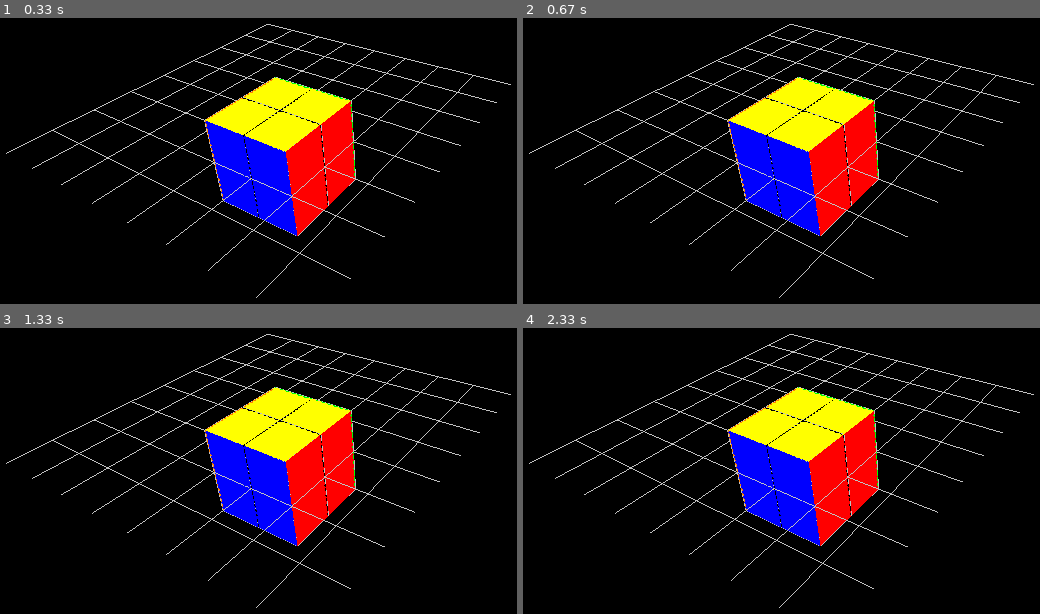
Above: before the commit, frames 1-4 (two rows, left to right).
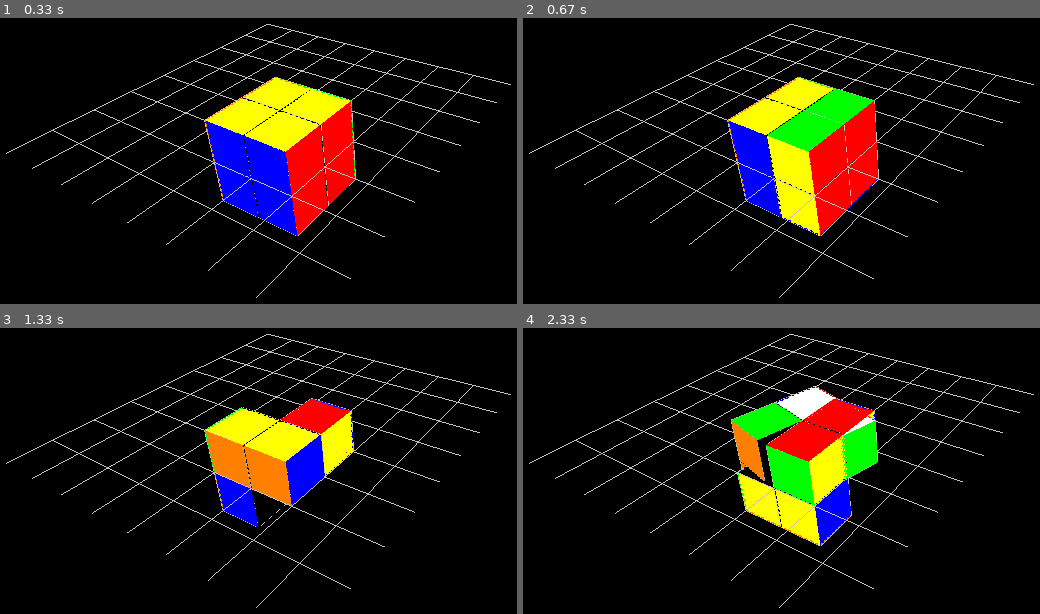
Above: after the commit, the same moments.

Repository: ogu83/pyrubicscube
Game: pygame game, started from pyrubicscube.py
The game is run twice, just before and just after one commit, with the same random seed, the same clock (stepped at 60 frames per second) and the same inputs.
Inputs (mouse positions are in pixels of both pictures, inside the frame that each line leads up to):
- Up to frame 1 (0.33 s): no input
- Up to frame 2 (0.67 s): hold Right from 0.33 s (still down); move the mouse to (874, 140) at 0.37 s
- Up to frame 3 (1.33 s): release Right at 0.8 s; hold Up 0.83-1.13 s; hold Right from 1.17 s (still down)
- Up to frame 4 (2.33 s): release Right at 1.63 s; hold Left 1.67-2.2 s; hold Down from 2.23 s (still down)

Frame 1 is identical in both runs. In frame 2, 4.1% of the frame differs, in the area x 47-69%, y 24-77%; in frame 3, 8.4%; in frame 4, 11%, in the area x 39-69%, y 20-77%.

Commit message:
Open GL Rotaion for Cube2x2x2 complete

Diff:
--- a/Cube222.py
+++ b/Cube222.py
@@ -2,55 +2,57 @@
 
 class Cube1(Cube3D):
     def __init__(self, size):
-        Cube3D.__init__(self, size, YELLOW, BLACK, BLUE, BLACK, ORANGE, BLACK)
+        super().__init__(size, YELLOW, BLACK, BLUE, BLACK, ORANGE, BLACK)
         self.translate_size([-1,1,1], True)
 
 class Cube2(Cube3D):
     def __init__(self, size):
-        Cube3D.__init__(self, size, YELLOW, BLACK, BLUE, BLACK, BLACK, RED)
+        super().__init__(size, YELLOW, BLACK, BLUE, BLACK, BLACK, RED)
         self.translate_size([1,1,1], True)
 
 class Cube3(Cube3D):
     def __init__(self, size):
-        Cube3D.__init__(self, size, YELLOW, BLACK, BLACK, GREEN, ORANGE, BLACK)
+        super().__init__(size, YELLOW, BLACK, BLACK, GREEN, ORANGE, BLACK)
         self.translate_size([-1,1,-1], True)
 
 class Cube4(Cube3D):
     def __init__(self, size):
-        Cube3D.__init__(self, size, YELLOW, BLACK, BLACK, GREEN, BLACK, RED)
+        super().__init__(size, YELLOW, BLACK, BLACK, GREEN, BLACK, RED)
         self.translate_size([1,1,-1], True)
 
 class Cube5(Cube3D):
     def __init__(self, size):
-        Cube3D.__init__(self, size, BLACK, WHITE, BLUE, BLACK, ORANGE, BLACK)
+        super().__init__(size, BLACK, WHITE, BLUE, BLACK, ORANGE, BLACK)
         self.translate_size([-1,-1,1], True)
 
 class Cube6(Cube3D):
     def __init__(self, size):
-        Cube3D.__init__(self, size, BLACK, WHITE, BLUE, BLACK, BLACK, RED)
+        super().__init__(size, BLACK, WHITE, BLUE, BLACK, BLACK, RED)
         self.translate_size([1,-1,1], True)
 
 class Cube7(Cube3D):
     def __init__(self, size):
-        Cube3D.__init__(self, size, BLACK, WHITE, BLACK, GREEN, ORANGE, BLACK)
+        super().__init__(size, BLACK, WHITE, BLACK, GREEN, ORANGE, BLACK)
         self.translate_size([-1,-1,-1], True)
 
 class Cube8(Cube3D):
     def __init__(self, size):
-        Cube3D.__init__(self, size, BLACK, WHITE, BLACK, GREEN, BLACK, RED)
+        super().__init__(size, BLACK, WHITE, BLACK, GREEN, BLACK, RED)
         self.translate_size([1,-1,-1], True)
 
 
 class Cube222:
+
     def __init__(self, size=4):
-        self.Cube1 = Cube1(size/2)
-        self.Cube2 = Cube2(size/2)
-        self.Cube3 = Cube3(size/2)
-        self.Cube4 = Cube4(size/2)
-        self.Cube5 = Cube5(size/2)
-        self.Cube6 = Cube6(size/2)
-        self.Cube7 = Cube7(size/2)
-        self.Cube8 = Cube8(size/2)
+        self.position_matrix = [1, 2, 3, 4, 5, 6, 7, 8]
+        self.Cube1 = Cube1(size / 2)
+        self.Cube2 = Cube2(size / 2)
+        self.Cube3 = Cube3(size / 2)
+        self.Cube4 = Cube4(size / 2)
+        self.Cube5 = Cube5(size / 2)
+        self.Cube6 = Cube6(size / 2)
+        self.Cube7 = Cube7(size / 2)
+        self.Cube8 = Cube8(size / 2)
 
     def cube_array(self):
         return [
@@ -64,11 +66,80 @@
             self.Cube8,
         ]
 
+    def u_matrix(self):
+        position_matrix = self.position_matrix
+        return [position_matrix[0], position_matrix[1], position_matrix[2], position_matrix[3]]
+
+    def d_matrix(self):
+        position_matrix = self.position_matrix
+        return [position_matrix[4], position_matrix[5], position_matrix[6], position_matrix[7]]
+
+    def l_matrix(self):
+        position_matrix = self.position_matrix
+        return [position_matrix[0], position_matrix[2], position_matrix[4], position_matrix[6]]
+
+    def r_matrix(self):
+        position_matrix = self.position_matrix
+        return [position_matrix[1], position_matrix[3], position_matrix[5], position_matrix[7]]
+
+    def f_matrix(self):
+        position_matrix = self.position_matrix
+        return [position_matrix[0], position_matrix[1], position_matrix[4], position_matrix[5]]
+
+    def b_matrix(self):
+        position_matrix = self.position_matrix
+        return [position_matrix[2], position_matrix[3], position_matrix[6], position_matrix[7]]
+
     def draw(self):
         for cube in self.cube_array():
             cube.draw()
 
-    def animated_rotateY(self,angle,use_self_center):
+    def do_notation(self, notation):
+        if notation == "u":
+            self.do_u()
+        elif notation == "d":
+            self.do_d()
+        elif notation == "l":
+            self.do_l()
+        elif notation == "r":
+            self.do_r()
+        elif notation == "f":
+            self.do_f()
+        elif notation == "b":
+            self.do_b()
+
+    def do_u(self):
+        for i in self.u_matrix():
+            c = self.cube_array()[i-1]
+            c.animated_rotateY(90, False)
+
+    def do_d(self):
+        for i in self.d_matrix():
+            c = self.cube_array()[i-1]
+            c.animated_rotateY(90, False)
+
+    def do_l(self):
+        for i in self.l_matrix():
+            c = self.cube_array()[i-1]
+            c.animated_rotateX(90, False)
+
+    def do_r(self):
+        for i in self.r_matrix():
+            c = self.cube_array()[i-1]
+            c.animated_rotateX(90, False)
+
+    def do_f(self):
+        for i in self.f_matrix():
+            c = self.cube_array()[i-1]
+            c.animated_rotateZ(90, False)
+
+    def do_b(self):
+        for i in self.b_matrix():
+            c = self.cube_array()[i-1]
+            c.animated_rotateZ(90, False)
+
+    def animated_rotateY(self, angle, use_self_center):
         pass
-    def animated_rotateX(self,angle,use_self_center):
+
+    def animated_rotateX(self, angle, use_self_center):
         pass
--- a/OpenGL_Geometry.py
+++ b/OpenGL_Geometry.py
@@ -40,13 +40,6 @@
         glEnd()
 
 class Cube3D:
-    angle_x = [0, 0, False]
-    angle_y = [0, 0, False]
-    angle_z = [0, 0, False]
-
-    verticies = UNIT_CUBE_VERTICIES
-
-    translate_matrix = [0, 0, 0]
 
     edges = (
         (0,1),
@@ -74,13 +67,23 @@
 
     def __init__(self, size = 1, color_u=YELLOW, color_d=WHITE, color_f=BLUE, color_b=GREEN, color_l=ORANGE, color_r=RED):
         self.size = float(size)
+
+        self.translate_matrix = [0, 0, 0]
+
+        self.verticies = UNIT_CUBE_VERTICIES
+
         self.verticies = np.array(self.verticies) * size
+
         self.color_d = color_d #WHITE
         self.color_u = color_u #YELLOW
         self.color_b = color_b #GREEN
         self.color_f = color_f #BLUE
         self.color_l = color_l #ORANGE
         self.color_r = color_r #RED
+
+        self.angle_x = [0, 0, False]
+        self.angle_y = [0, 0, False]
+        self.angle_z = [0, 0, False]
 
     def getColorArray(self):
         return [
@@ -115,7 +118,7 @@
         for i in range(len(vertex)):
             vertex[i] = v[i]
 
-    def assing_rotate_all_vertex(self,rotation_matrix):
+    def assing_rotate_all_vertex(self, rotation_matrix):
         for vertex in self.verticies:
             v = rotation_matrix.dot(vertex)
             self.assing_vertex(vertex, v)
@@ -136,7 +139,7 @@
         else:
             self.assing_rotate_all_vertex(rotation_matrix)
 
-    def rotateY(self, angle,use_self_center=False):
+    def rotateY(self, angle, use_self_center=False):
         rad = angle * math.pi / 180
         cosa = (math.cos(rad))
         sina = (math.sin(rad))
@@ -152,7 +155,7 @@
         else:
             self.assing_rotate_all_vertex(rotation_matrix)
 
-    def rotateZ(self, angle,use_self_center=False):
+    def rotateZ(self, angle, use_self_center=False):
         rad = angle * math.pi / 180
         cosa = (math.cos(rad))
         sina = (math.sin(rad))
--- a/Simulation3.py
+++ b/Simulation3.py
@@ -38,8 +38,9 @@
         glRotatef(45, 0.5, -0.5, -0.125)
         glTranslatef(-25, -25, -25)
 
+        grid = Grid3D(4, 32,32)
+
         #cube = Cube3D(4)
-        grid = Grid3D(4, 32,32)
         #cube.translate_size([0, 1, 0], True)
         cube = Cube222(4)
 
@@ -50,13 +51,17 @@
                     quit()
                 elif event.type == pygame.KEYDOWN:
                     if (event.key == pygame.K_LEFT):
-                        cube.animated_rotateY(-90, True)
+                        # cube.animated_rotateY(-90, True)
+                        cube.do_notation("l")
                     elif (event.key == pygame.K_RIGHT):
-                        cube.animated_rotateY(90, True)
+                        # cube.animated_rotateY(90, True)
+                        cube.do_notation("r")
                     elif (event.key == pygame.K_UP):
-                        cube.animated_rotateX(-90, True)
+                        # cube.animated_rotateX(-90, True)
+                        cube.do_notation("u")
                     elif (event.key == pygame.K_DOWN):
-                        cube.animated_rotateX(90, True)
+                        # cube.animated_rotateX(90, True)
+                        cube.do_notation("d")
                     elif (event.key == pygame.K_w):
                         self.on_key_w = True
                     elif (event.key == pygame.K_a):
